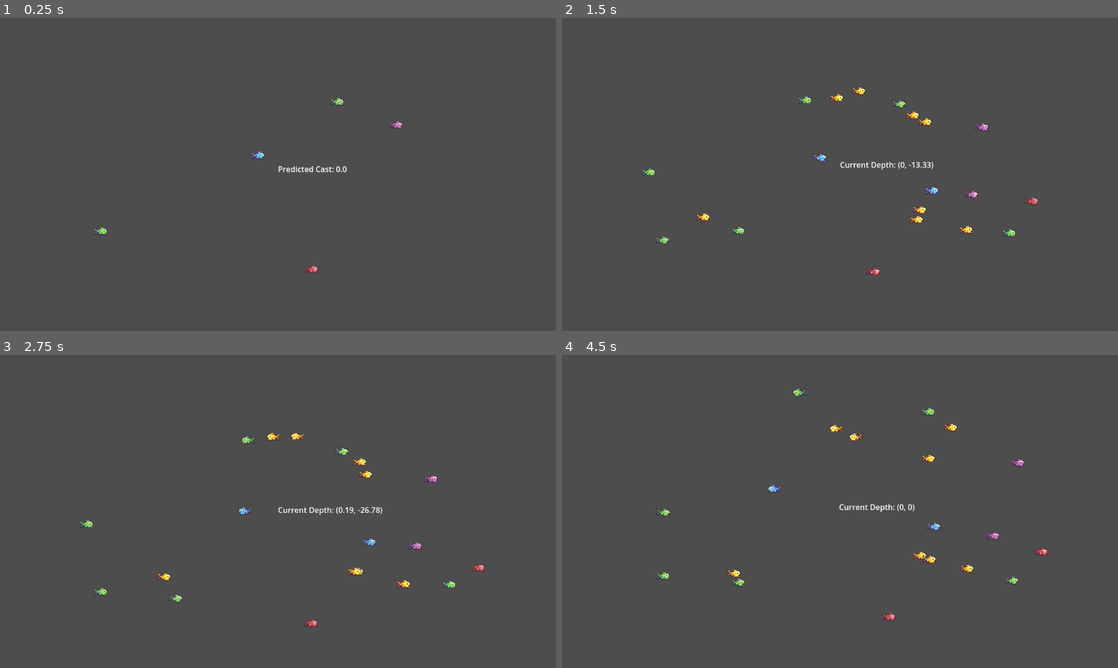
Above: before the commit, frames 1-4 (two rows, left to right).
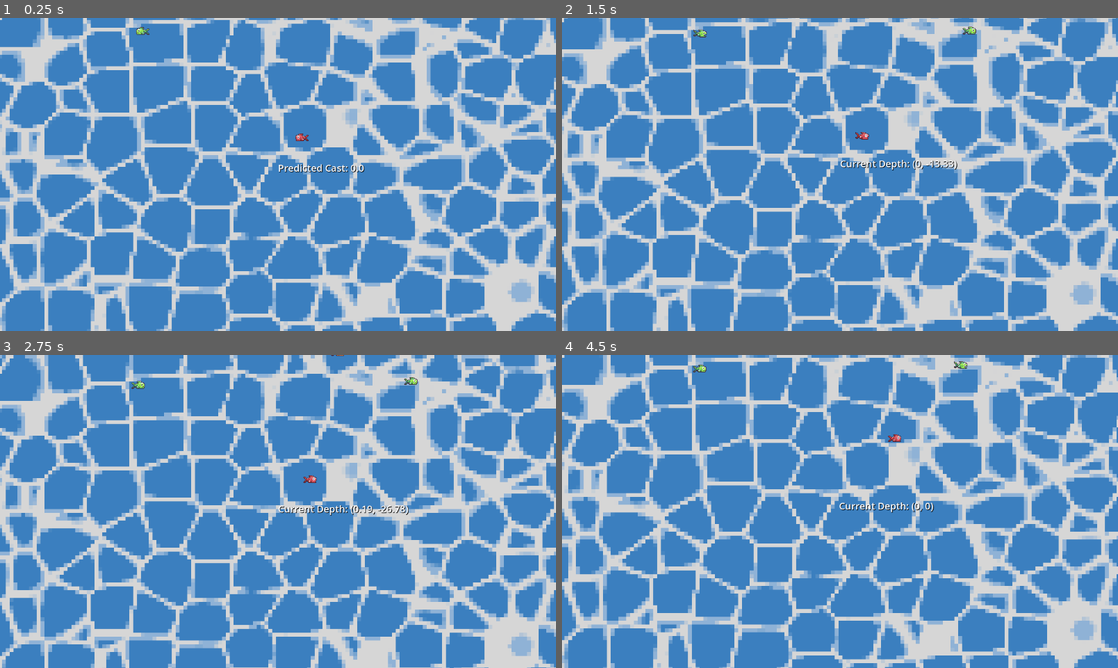
Above: after the commit, the same moments.

Repository: manspider-thatdev/fishing-game
Game: Godot game, scene res://scenes/main.tscn
The game is run twice, just before and just after one commit, with the same random seed, the same clock (stepped at 60 frames per second) and the same inputs.
Inputs:
- Up to frame 1 (0.25 s): no input
- Up to frame 2 (1.5 s): hold D (right) 0.53-1.28 s; hold Space (space) 0.53-1.28 s; hold S (down) from 1.28 s (still down); tap K at 1.35 s
- Up to frame 3 (2.75 s): release S (down) at 2.03 s; hold D (right) from 2.03 s (still down); hold Space (space) from 2.03 s (still down)
- Up to frame 4 (4.5 s): release D (right) at 2.78 s; release Space (space) at 2.78 s; hold W (up) 2.78-3.53 s; tap K at 2.85, 4.35 s; hold Space (space) 3.53-4.28 s; hold A (left) from 3.53 s (still down)

The runs differ from the first frame. In frame 1, 100% of the frame differs, in the area x 0-100%, y 0-100%; in frame 2, 100%; in frame 3, 100%; in frame 4, 100%.

Commit message:
Some bug fixes and feel improvement

Diff:
--- a/scenes/bobber.tscn
+++ b/scenes/bobber.tscn
@@ -9,7 +9,7 @@
 radius = 40.0
 
 [sub_resource type="CircleShape2D" id="CircleShape2D_o6hym"]
-radius = 150.0
+radius = 80.0
 
 [node name="Bobber" type="Area2D"]
 collision_mask = 8
@@ -22,6 +22,7 @@
 
 [node name="CollisionShape2D" type="CollisionShape2D" parent="."]
 shape = SubResource("CircleShape2D_ymqt8")
+debug_color = Color(0.5, 0.14, 0.212, 0.419608)
 
 [node name="NearBobber" type="Area2D" parent="."]
 z_index = -1
@@ -31,6 +32,7 @@
 monitorable = false
 
 [node name="CollisionShape2D" type="CollisionShape2D" parent="NearBobber"]
+visible = false
 z_index = -2
 shape = SubResource("CircleShape2D_sobid")
 debug_color = Color(0.468833, 0.592133, 0.0505524, 0.396078)
@@ -42,6 +44,7 @@
 monitorable = false
 
 [node name="CollisionShape2D" type="CollisionShape2D" parent="FarBobber"]
+visible = false
 shape = SubResource("CircleShape2D_o6hym")
 debug_color = Color(0.818303, 0.405395, 0, 0.192157)
 
@@ -49,12 +52,16 @@
 position_smoothing_enabled = true
 
 [node name="Label" type="Label" parent="."]
+z_index = 7
 anchors_preset = 2
 anchor_top = 1.0
 anchor_bottom = 1.0
 offset_top = -23.0
 offset_right = 143.0
 grow_vertical = 0
+theme_override_colors/font_shadow_color = Color(0, 0, 0, 1)
+theme_override_colors/font_outline_color = Color(0, 0, 0, 1)
+theme_override_font_sizes/font_size = 20
 text = "Predicted Cast: 0.0"
 
 [node name="Timer" type="Timer" parent="."]
--- a/scenes/experimental/qte_event.tscn
+++ b/scenes/experimental/qte_event.tscn
@@ -9,15 +9,21 @@
 one_shot = true
 
 [node name="Labels" type="Node2D" parent="."]
-z_index = 4
+z_index = 7
 
 [node name="Inputs" type="Label" parent="Labels"]
 offset_right = 56.0
 offset_bottom = 23.0
+theme_override_colors/font_shadow_color = Color(0, 0, 0, 1)
+theme_override_colors/font_outline_color = Color(0, 0, 0, 1)
+theme_override_font_sizes/font_size = 20
 
 [node name="Time" type="Label" parent="Labels"]
 offset_top = 25.0
 offset_right = 40.0
 offset_bottom = 48.0
+theme_override_colors/font_shadow_color = Color(0, 0, 0, 1)
+theme_override_colors/font_outline_color = Color(0, 0, 0, 1)
+theme_override_font_sizes/font_size = 20
 
 [connection signal="timeout" from="Timer" to="." method="_on_timer_timeout"]
--- a/scenes/fish.tscn
+++ b/scenes/fish.tscn
@@ -52,6 +52,7 @@
 hframes = 2
 
 [node name="CollisionShape2D" type="CollisionShape2D" parent="."]
+visible = false
 shape = SubResource("CircleShape2D_3hwkf")
 
 [node name="TargetPos" type="Marker2D" parent="."]
--- a/scenes/main.tscn
+++ b/scenes/main.tscn
@@ -13,14 +13,17 @@
 [node name="Main" type="Node2D"]
 
 [node name="Bobber" parent="." instance=ExtResource("1_pr8x7")]
-catch_speed = 100.0
+max_cast_distance = 600.0
+max_extents = 200.0
+catch_speed = 140.0
 drag_speed = 15.0
 burst_time = 3.0
 
-[node name="FishParent" type="Node" parent="."]
+[node name="FishParent" type="Node2D" parent="."]
 script = ExtResource("2_wj0nw")
 FishDatas = Array[ExtResource("3_trnot")]([ExtResource("4_xpbyi"), ExtResource("5_uvikw"), ExtResource("6_ybffd"), ExtResource("7_42t70"), ExtResource("8_fer5s")])
+spawn_area = Rect2(-300, -1200, 600, 1200)
 FISH_CAP = 20
 
 [node name="Ocean" parent="." instance=ExtResource("3_3r3hx")]
-visible = false
+position = Vector2(0, -600)
--- a/scenes/ocean.tscn
+++ b/scenes/ocean.tscn
@@ -2,7 +2,7 @@
 
 [sub_resource type="Gradient" id="Gradient_5r24k"]
 offsets = PackedFloat32Array(0, 0.690998, 0.717762, 0.79562, 0.819951, 1)
-colors = PackedColorArray(0.0955673, 0.503077, 0.888258, 1, 0.0941176, 0.501961, 0.890196, 1, 0.566752, 0.761807, 0.947485, 1, 0.568627, 0.760784, 0.94902, 1, 1, 1, 1, 1, 1, 1, 1, 1)
+colors = PackedColorArray(0.2325, 0.499875, 0.75, 1, 0.2325, 0.499875, 0.75, 1, 0.5628, 0.7014, 0.84, 1, 0.5628, 0.7014, 0.84, 1, 0.84, 0.84, 0.84, 1, 0.84, 0.84, 0.84, 1)
 
 [sub_resource type="FastNoiseLite" id="FastNoiseLite_a7xg6"]
 noise_type = 2
@@ -22,6 +22,8 @@
 metadata/_preview_in_3d_space_ = true
 
 [sub_resource type="NoiseTexture2D" id="NoiseTexture2D_goh23"]
+width = 1196
+height = 2096
 in_3d_space = true
 generate_mipmaps = false
 seamless = true
--- a/scripts/bobber.gd
+++ b/scripts/bobber.gd
@@ -56,6 +56,7 @@
 		predicted_cast = snappedf(value, 0.01)
 		label.text = "Predicted Cast: " + str(predicted_cast)
 var fish: Fish = null
+var qte_tween: Tween = null
 
 
 func windup(_delta: float) -> void:
@@ -115,11 +116,17 @@
 func catch(_delta: float) -> void:
 	if position.y >= 0:
 		position = Vector2.ZERO
+		velocity = Vector2.ZERO
+		if qte_tween != null:
+			qte_tween.kill()
 		state = State.WINDING
-		print("caught fish")
+		fish.on_catch()
 		fish = null
 	elif fish == null or !is_ancestor_of(fish):
 		fish = null
+		velocity = Vector2.ZERO
+		if qte_tween != null:
+			qte_tween.kill()
 		state = State.REELING
 	label.text = "Current Depth: " + str(position.snapped(Vector2.ONE * 0.01))
 
@@ -167,9 +174,11 @@
 
 func _on_qte_event_end_qte(is_success: bool) -> void:
 	if is_success:
-		var tween = get_tree().create_tween().set_trans(Tween.TRANS_EXPO)
+		qte_tween = get_tree().create_tween().set_trans(Tween.TRANS_EXPO)
 		velocity = -position.normalized() * catch_speed
-		tween.tween_property(self, "velocity", position.normalized() * drag_speed, burst_time)
-		await tween.finished
+		qte_tween.tween_property(self, "velocity", position.normalized() * drag_speed, burst_time)
+		await qte_tween.finished
 		if state == State.CATCHING:
 			qte_event.choose_inputs(fish.fish_data.qte_size)
+		else:
+			velocity = Vector2.ZERO
--- a/scripts/fish.gd
+++ b/scripts/fish.gd
@@ -7,7 +7,7 @@
 
 var rng := RandomNumberGenerator.new()
 
-@onready var screensize: Vector2 = get_viewport().get_visible_rect().size
+var swimming_rect: Rect2
 @onready var life_timer: Timer = $Timers/LifeTimer
 @onready var move_timer: Timer = $Timers/MoveTimer
 @onready var flee_timer: Timer = $Timers/FleeTimer
@@ -25,9 +25,10 @@
 
 
 # Update the FishData class in fish_data.gd to add more parameters
-func set_values(start_position: Vector2, data: FishData):
+func set_values(start_position: Vector2, data: FishData, swimming_area: Rect2):
 	fish_data = data
 	position = start_position
+	swimming_rect = swimming_area
 
 
 # Called when the node enters the scene tree for the first time.
@@ -53,6 +54,7 @@
 			if !current_target.monitoring:
 				fish_state = FishStates.ROAM
 				start_timers()
+				current_target = new_idle_target()
 		FishStates.FLEE:
 			if life_timer.time_left == 0 and !is_immortal:
 				queue_free()
@@ -69,7 +71,7 @@
 	var magnitude := rng.randf_range(0, potential) # adds variety by not always going max-distance
 	var t_pos := direction * magnitude
 	# Out-of-bounds Checking/Handling
-	t_pos = t_pos.clamp(Vector2.ZERO, screensize)
+	t_pos = t_pos.clamp(swimming_rect.position, swimming_rect.end)
 	idle_target.position = t_pos + position
 	return idle_target
 
@@ -116,6 +118,11 @@
 		flee_timer.start(fish_data.flee_wait)
 
 
+# Fish has been caught
+func on_catch() -> void:
+	queue_free()
+
+
 func attract(bobber) -> void:
 	fish_state = FishStates.SEEK
 	current_target = bobber
--- a/scripts/fish_parent.gd
+++ b/scripts/fish_parent.gd
@@ -5,9 +5,9 @@
 @export var FishDatas: Array[FishData] # add in editor UI
 
 @onready var time_since_last_check = 0;
-@onready var screensize: Vector2 = get_viewport().size
 
 # I changed these to exports for when we make new stages - Watson
+@export var spawn_area: Rect2
 @export var FISH_CAP = 5
 @export var TIME_BETWEEN_CHECKS = 0.05
 
@@ -29,6 +29,7 @@
 # Spawns a fish at a random location.
 func spawn_fish():
 	var new_fish = fish_scene.instantiate()
-	var pos := Vector2(rng.randf_range(-screensize.x, screensize.x), rng.randf_range(-screensize.y, screensize.y)) * 0.5
-	new_fish.set_values(pos, FishDatas.pick_random())
+	var pos := Vector2(rng.randf_range(spawn_area.position.x, spawn_area.end.x),
+		rng.randf_range(spawn_area.position.y, spawn_area.end.y))
+	new_fish.set_values(pos, FishDatas.pick_random(), spawn_area)
 	add_child(new_fish)
